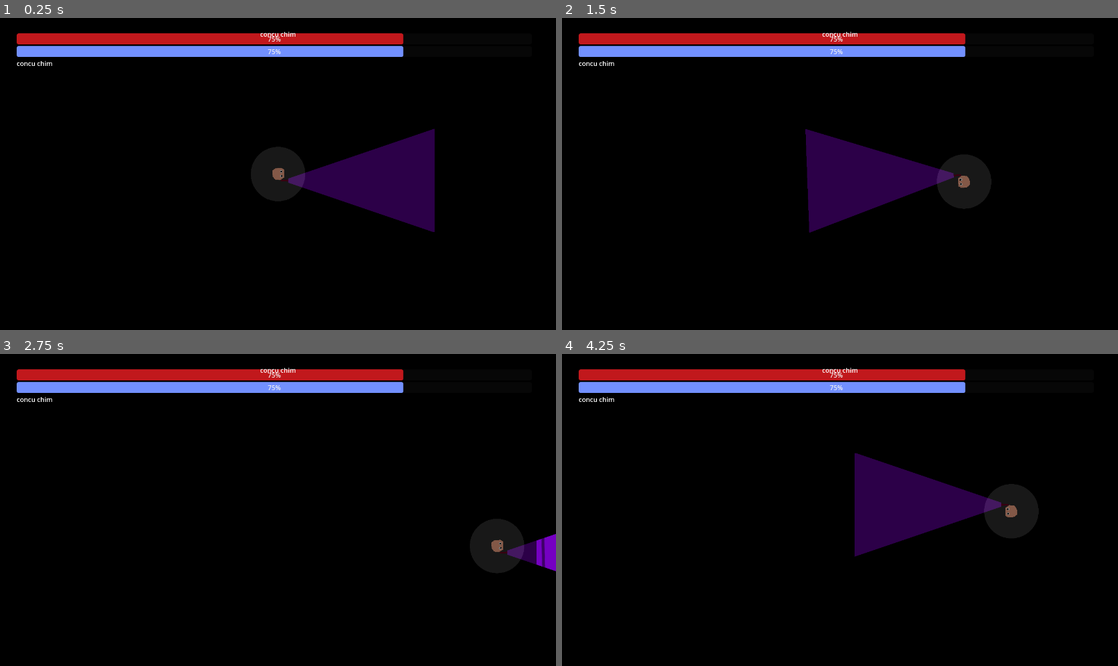
Above: before the commit, frames 1-4 (two rows, left to right).
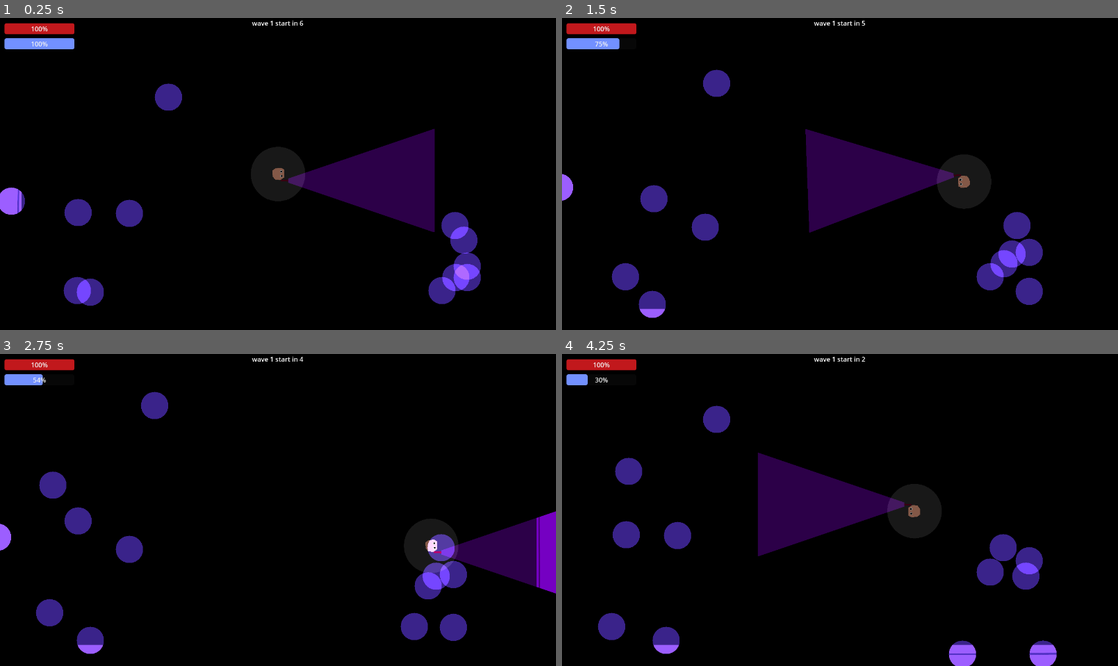
Above: after the commit, the same moments.

Repository: mncc8337/blashout
Game: Godot game, scene res://scenes/main.tscn
Two runs of this game, one before a commit and one after it. Both use one fixed random seed, a clock stepped at 60 frames per second and the inputs below.
Inputs (mouse positions are in pixels of both pictures, inside the frame that each line leads up to):
- Up to frame 1 (0.25 s): no input
- Up to frame 2 (1.5 s): move the mouse to (962, 158) at 0.52 s; hold D (right) 0.53-1.28 s; hold Shift (run) 0.53-1.28 s; move the mouse to (728, 189) at 1.27 s; hold S (down) from 1.28 s (still down); tap Shift (run) at 1.35 s
- Up to frame 3 (2.75 s): move the mouse to (333, 441) at 2.02 s; release S (down) at 2.03 s; hold D (right) from 2.03 s (still down); hold Shift (run) from 2.03 s (still down)
- Up to frame 4 (4.25 s): move the mouse to (812, 572) at 2.77 s; release D (right) at 2.78 s; release Shift (run) at 2.78 s; hold W (up) 2.78-3.53 s; tap Shift (run) at 2.85 s; move the mouse to (1006, 556) at 3.52 s; hold A (left) from 3.53 s (still down); hold Shift (run) from 3.53 s (still down)

The runs differ from the first frame. In frame 1, 9.0% of the frame differs, in the area x 0-87%, y 0-93%; in frame 2, 9.1%; in frame 3, 12%; in frame 4, 18%, in the area x 0-89%, y 0-100%.
Error before the commit: Cannot call method 'add_child' on a null value. (res://scripts/main.gd:240)

Commit message:
Add files via upload

Diff:
--- a/scenes/blck.tscn
+++ b/scenes/blck.tscn
@@ -1,35 +1,29 @@
-[gd_scene load_steps=5 format=3 uid="uid://bdtknlk2qmu1v"]
+[gd_scene load_steps=5 format=3 uid="uid://cbrauh5bv81oy"]
 
-[ext_resource type="Texture2D" uid="uid://cur22yoxn2oxi" path="res://imgs/block.png" id="1_mhg6f"]
+[ext_resource type="Texture2D" uid="uid://cehm3itmqvrer" path="res://imgs/speedbumpidk.png" id="1_hnljd"]
+[ext_resource type="Script" path="res://scripts/blck.gd" id="1_j7l2x"]
+[ext_resource type="Texture2D" uid="uid://ms00oskxpk00" path="res://imgs/vision.png" id="3_65mba"]
 
-[sub_resource type="Gradient" id="Gradient_o4y51"]
-offsets = PackedFloat32Array(1)
-colors = PackedColorArray(1, 1, 1, 1)
+[sub_resource type="RectangleShape2D" id="RectangleShape2D_qtmh2"]
+size = Vector2(22, 22)
 
-[sub_resource type="GradientTexture1D" id="GradientTexture1D_1x747"]
-gradient = SubResource("Gradient_o4y51")
+[node name="blck" type="CharacterBody2D"]
+script = ExtResource("1_j7l2x")
 
-[sub_resource type="OccluderPolygon2D" id="OccluderPolygon2D_yp3ur"]
-cull_mode = 1
-polygon = PackedVector2Array(9, -9, -9, -9, -9, 9, 9, 9)
+[node name="block_moving_timer" type="Timer" parent="."]
+one_shot = true
 
-[node name="block" type="StaticBody2D"]
-position = Vector2(1, 1)
-scale = Vector2(2, 2)
+[node name="Sprite2D" type="Sprite2D" parent="."]
+scale = Vector2(0.2, 0.2)
+texture = ExtResource("1_hnljd")
 
-[node name="CollisionPolygon2D2" type="CollisionPolygon2D" parent="."]
-polygon = PackedVector2Array(9, -9, -9, -9, -9, 9, 9, 9)
+[node name="CollisionShape2D" type="CollisionShape2D" parent="."]
+position = Vector2(-1, 0)
+shape = SubResource("RectangleShape2D_qtmh2")
 
-[node name="Sprite2D2" type="Sprite2D" parent="CollisionPolygon2D2"]
-texture = ExtResource("1_mhg6f")
-
-[node name="PointLight2D" type="PointLight2D" parent="CollisionPolygon2D2/Sprite2D2"]
-scale = Vector2(6.25, 1600)
-color = Color(1, 1, 1, 0.290196)
-energy = 7.85
-blend_mode = 2
-texture = SubResource("GradientTexture1D_1x747")
-texture_scale = 0.01
-
-[node name="LightOccluder2D2" type="LightOccluder2D" parent="CollisionPolygon2D2"]
-occluder = SubResource("OccluderPolygon2D_yp3ur")
+[node name="PointLight2D" type="PointLight2D" parent="."]
+position = Vector2(-2, 1)
+scale = Vector2(0.1, 0.1)
+color = Color(0.423529, 0.254902, 1, 0.654902)
+energy = 8.71
+texture = ExtResource("3_65mba")
--- a/scenes/main.tscn
+++ b/scenes/main.tscn
@@ -1,8 +1,9 @@
-[gd_scene load_steps=16 format=3 uid="uid://l0v0ojsdp6s8"]
+[gd_scene load_steps=17 format=3 uid="uid://l0v0ojsdp6s8"]
 
 [ext_resource type="PackedScene" uid="uid://cs0scqiespkx4" path="res://scenes/player.tscn" id="1_ir80p"]
 [ext_resource type="Script" path="res://scripts/main.gd" id="1_s6gpx"]
 [ext_resource type="PackedScene" uid="uid://biy8681uytdb" path="res://scenes/wall.tscn" id="2_222mk"]
+[ext_resource type="Texture2D" uid="uid://dcw76xm15b1e7" path="res://imgs/skillimg.png" id="5_boj1d"]
 [ext_resource type="Texture2D" uid="uid://cdooesvmbynoj" path="res://imgs/wall_side1.png" id="5_lssb2"]
 [ext_resource type="Texture2D" uid="uid://d0blrbje4c5qd" path="res://imgs/wall.png" id="6_5xogt"]
 
@@ -40,7 +41,7 @@
 font_size = 64
 
 [sub_resource type="LabelSettings" id="LabelSettings_nixyl"]
-font_size = 36
+font_size = 52
 
 [sub_resource type="LabelSettings" id="LabelSettings_uawwg"]
 font_size = 18
@@ -51,7 +52,7 @@
 [node name="background" type="Polygon2D" parent="."]
 position = Vector2(151, 82)
 color = Color(0.184314, 0.184314, 0.184314, 1)
-polygon = PackedVector2Array(-822, -485, 1998, -666, 1939, 1309, -888, 1165)
+polygon = PackedVector2Array(-172, -101, 1252, -103, 1234, 731, -168, 715)
 
 [node name="player" parent="." instance=ExtResource("1_ir80p")]
 position = Vector2(683, 384)
@@ -60,24 +61,24 @@
 scale = Vector2(1.00136, 0.998738)
 
 [node name="WallSide1" type="Sprite2D" parent="walls"]
-position = Vector2(-202.18, 360.455)
-scale = Vector2(0.472589, 0.457814)
+position = Vector2(-77.8941, 360.455)
+scale = Vector2(0.242431, 0.457814)
 texture = ExtResource("5_lssb2")
 
 [node name="WallSide2" type="Sprite2D" parent="walls"]
-position = Vector2(1589.66, 402.508)
+position = Vector2(1431.05, 402.508)
 rotation = -3.14159
-scale = Vector2(0.506795, -0.457814)
+scale = Vector2(0.213082, -0.457814)
 texture = ExtResource("5_lssb2")
 
 [node name="Wall" type="Sprite2D" parent="walls"]
-position = Vector2(753.975, -130.775)
-scale = Vector2(0.861213, 0.780206)
+position = Vector2(753.975, -13.0164)
+scale = Vector2(0.861213, 0.344062)
 texture = ExtResource("6_5xogt")
 
 [node name="Wall2" type="Sprite2D" parent="walls"]
-position = Vector2(701.047, 927.929)
-scale = Vector2(0.772969, -0.783365)
+position = Vector2(701.047, 802.012)
+scale = Vector2(0.772969, -0.317005)
 texture = ExtResource("6_5xogt")
 
 [node name="wall" parent="walls" instance=ExtResource("2_222mk")]
@@ -104,40 +105,40 @@
 
 [node name="foes" type="Node" parent="."]
 
+[node name="speedbumpers" type="Node" parent="."]
+
 [node name="graves" type="Node" parent="."]
 
 [node name="UI" type="CanvasLayer" parent="."]
 
-[node name="VBoxContainer" type="VBoxContainer" parent="UI"]
-anchors_preset = -1
-anchor_left = 0.03
-anchor_top = 0.05
-anchor_right = 1.0
-anchor_bottom = 1.0
-offset_right = -58.1849
-size_flags_vertical = 0
-
-[node name="healthbar" type="ProgressBar" parent="UI/VBoxContainer"]
-layout_mode = 2
+[node name="healthbar" type="ProgressBar" parent="UI"]
+offset_left = 11.0
+offset_top = 13.0
+offset_right = 183.0
+offset_bottom = 40.0
 theme = SubResource("Theme_4ddnc")
 value = 75.0
 rounded = true
 
-[node name="staminabar" type="ProgressBar" parent="UI/VBoxContainer"]
-layout_mode = 2
+[node name="staminabar" type="ProgressBar" parent="UI"]
+offset_left = 11.0
+offset_top = 50.0
+offset_right = 183.0
+offset_bottom = 77.0
 theme = SubResource("Theme_6h42r")
 value = 75.0
 
-[node name="exhausted" type="Label" parent="UI/VBoxContainer"]
-layout_mode = 2
+[node name="exhausted" type="Label" parent="UI"]
+offset_left = 11.0
+offset_top = 87.0
+offset_right = 183.0
+offset_bottom = 114.0
 theme = SubResource("Theme_bctt7")
 text = "concu chim"
 
 [node name="info" type="Label" parent="UI"]
-anchors_preset = -1
-anchor_top = 0.01
+anchors_preset = 10
 anchor_right = 1.0
-anchor_bottom = 0.06
 offset_bottom = 26.0
 grow_horizontal = 2
 theme = SubResource("Theme_bctt7")
@@ -178,10 +179,10 @@
 
 [node name="HBoxContainer" type="HBoxContainer" parent="skill_panel"]
 anchors_preset = -1
-anchor_left = 0.2
-anchor_top = 0.3
-anchor_right = 0.8
-anchor_bottom = 0.7
+anchor_left = 0.1
+anchor_top = 0.1
+anchor_right = 0.9
+anchor_bottom = 0.9
 grow_horizontal = 2
 grow_vertical = 2
 
@@ -191,9 +192,13 @@
 
 [node name="VBoxContainer" type="VBoxContainer" parent="skill_panel/HBoxContainer/Panel"]
 layout_mode = 1
-anchors_preset = 15
-anchor_right = 1.0
+anchors_preset = 13
+anchor_left = 0.5
+anchor_right = 0.5
 anchor_bottom = 1.0
+offset_left = -150.0
+offset_right = 150.0
+offset_bottom = -6.0
 grow_horizontal = 2
 grow_vertical = 2
 alignment = 1
@@ -205,6 +210,11 @@
 horizontal_alignment = 1
 vertical_alignment = 1
 
+[node name="TextureRect" type="TextureRect" parent="skill_panel/HBoxContainer/Panel/VBoxContainer"]
+layout_mode = 2
+texture = ExtResource("5_boj1d")
+stretch_mode = 3
+
 [node name="Label2" type="Label" parent="skill_panel/HBoxContainer/Panel/VBoxContainer"]
 layout_mode = 2
 text = "Lorem ipsum dolor sit amet, consectetur adipiscing elit, sed do eiusmod tempor incididunt ut labore et dolore magna aliqua."
@@ -224,9 +234,13 @@
 
 [node name="VBoxContainer" type="VBoxContainer" parent="skill_panel/HBoxContainer/Panel2"]
 layout_mode = 1
-anchors_preset = 15
-anchor_right = 1.0
+anchors_preset = 13
+anchor_left = 0.5
+anchor_right = 0.5
 anchor_bottom = 1.0
+offset_left = -150.0
+offset_right = 150.0
+offset_bottom = -6.0
 grow_horizontal = 2
 grow_vertical = 2
 alignment = 1
@@ -238,9 +252,14 @@
 horizontal_alignment = 1
 vertical_alignment = 1
 
+[node name="TextureRect" type="TextureRect" parent="skill_panel/HBoxContainer/Panel2/VBoxContainer"]
+layout_mode = 2
+texture = ExtResource("5_boj1d")
+stretch_mode = 3
+
 [node name="Label2" type="Label" parent="skill_panel/HBoxContainer/Panel2/VBoxContainer"]
 layout_mode = 2
-text = "Lorem ipsum dolor sit amet, consectetur adipiscing elit, sed do eiusmod tempor incididunt ut labore et dolore magna aliqua."
+text = "Lorem ipsum dolor sit amet"
 label_settings = SubResource("LabelSettings_uawwg")
 horizontal_alignment = 1
 vertical_alignment = 1
@@ -257,9 +276,13 @@
 
 [node name="VBoxContainer" type="VBoxContainer" parent="skill_panel/HBoxContainer/Panel3"]
 layout_mode = 1
-anchors_preset = 15
-anchor_right = 1.0
+anchors_preset = 13
+anchor_left = 0.5
+anchor_right = 0.5
 anchor_bottom = 1.0
+offset_left = -150.0
+offset_right = 150.0
+offset_bottom = -6.0
 grow_horizontal = 2
 grow_vertical = 2
 alignment = 1
@@ -271,9 +294,14 @@
 horizontal_alignment = 1
 vertical_alignment = 1
 
+[node name="TextureRect" type="TextureRect" parent="skill_panel/HBoxContainer/Panel3/VBoxContainer"]
+layout_mode = 2
+texture = ExtResource("5_boj1d")
+stretch_mode = 3
+
 [node name="Label2" type="Label" parent="skill_panel/HBoxContainer/Panel3/VBoxContainer"]
 layout_mode = 2
-text = "Lorem ipsum dolor sit amet, consectetur adipiscing elit, sed do eiusmod tempor incididunt ut labore et dolore magna aliqua."
+text = "Lorem ipsum dolor sit amet, consectetur adipiscing elit, sed do eiusmod tempor incididunt ut labore et dolore magna aliqua.nsectetur adipiscing elit, sed do eiusmod tempor incididunt ut."
 label_settings = SubResource("LabelSettings_uawwg")
 horizontal_alignment = 1
 vertical_alignment = 1
